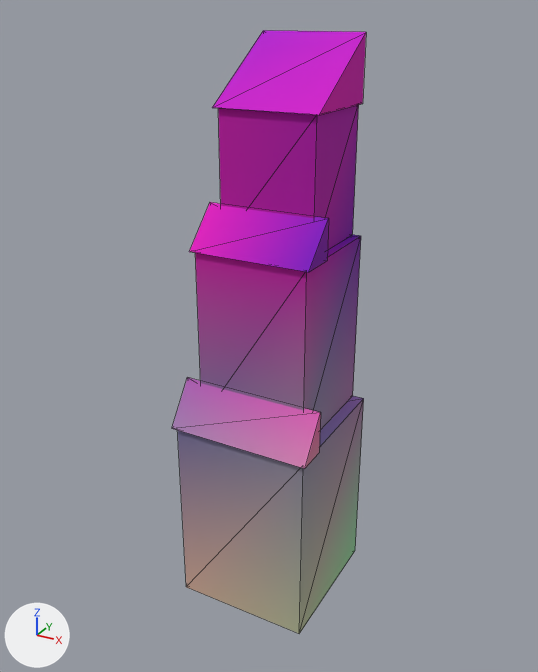
The glTF model assets/kit/buttress.glb, before and after one commit.
The view is the same before and after, from a camera (50 mm lens) standing at (2.53, -5.25, 4.61) and looking at (-0.03, -0.6, 2.28). Lighting does not change. The marker at lower left points along +X, +Y and +Z. The picture after the commit comes second. Mesh edges are drawn as thin lines. Vertices at exactly the same position are counted once.

Objects in the first picture: 'buttress_body', 'buttress_slopes'.
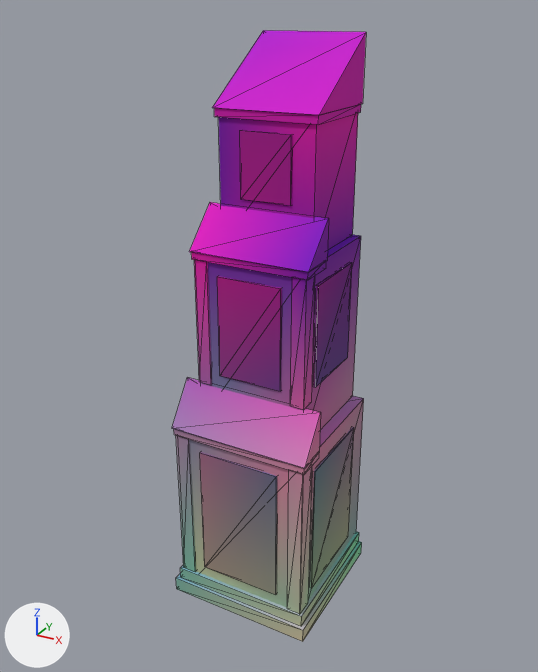
Location of each change, [x1, y1, x2, y2] in pixels of the pictures (538 x 672 px):
'buttress_slopes', reshaped (39% taller)
    before: [172, 30, 366, 469]
    after: [172, 30, 366, 642]
'buttress_panels', added
    after: [200, 130, 354, 595]
part 1 of me_buttress_body, recoloured (purple to blue)
    before: [195, 241, 364, 410]
    after: [202, 241, 364, 410]
part 2 of me_buttress_body, recoloured
    before: [177, 399, 364, 634]
    after: [189, 399, 364, 607]
part 3 of me_buttress_body, recoloured
    both: [327, 238, 353, 257]
part 4 of me_buttress_body, recoloured
    before: [218, 105, 359, 250]
    after: [218, 113, 358, 250]
part 5 of me_buttress_body, recoloured
    both: [313, 263, 363, 446]
part 6 of me_buttress_slopes, added
    after: [176, 541, 362, 642]
part 7 of me_buttress_slopes, added
    after: [180, 532, 359, 626]
part 8 of me_buttress_slopes, added
    after: [174, 429, 319, 475]
part 9 of me_buttress_slopes, added
    after: [191, 252, 326, 280]
part 10 of me_buttress_slopes, added (pink)
    after: [214, 104, 361, 124]
part 11 of me_buttress_slopes, added
    after: [176, 436, 196, 572]
part 12 of me_buttress_slopes, added
    after: [287, 466, 312, 614]
part 13 of me_buttress_slopes, added (pink)
    after: [194, 260, 212, 385]
part 14 of me_buttress_slopes, added
    after: [290, 276, 315, 409]
part 15 of me_buttress_slopes, edited (looks the same)
    both: [172, 202, 329, 469]

What changed in the scene script:
```text
Add mat_m_stone_dark:
    mat_m_stone_dark = bpy.data.materials.new('M_stone_dark')
    # nodes: BsdfPrincipled, Mix, OutputMaterial, VertexColor
    # colours: grey #b3afaa, mixed with the vertex colours
Change me_buttress_body:
    where me_buttress_body.from_pydata(...)  # 24 vertices, 36 faces; spans x -0.55..0.55, y -1.15..0.0, z 0.0..3.98
    me_buttress_body part 1: 8 faces centred in x -0.45..0.45, y -0.95..0.0, z 1.6..2.53 are repainted in the vertex colours; the middle colour goes from purple #9984c4 to blue #8698c4
    me_buttress_body part 2: 12 faces centred in x -0.55..0.55, y -1.15..0.0, z 0.0..1.6 are repainted in the vertex colours; the middle colour goes from grey #b5b7bd to light grey #cbb0bd
    me_buttress_body part 3: 6 faces centred in x -0.38..0.15, y -0.63..-0.23, z 3.0..3.65 are repainted in the vertex colours; the middle colour goes from pink #d500ce to purple #8600ce
    me_buttress_body part 4: 7 faces centred in x -0.13..0.38, y -0.7..0.0, z 3.33..3.98 are repainted in the vertex colours; the middle colour goes from pink #cc00ce to purple #8600ce
    me_buttress_body part 5: 3 faces centred in x 0.13..0.45, y -0.77..0.0, z 1.6..3.33 are repainted in the vertex colours; the middle colour goes from purple #ac86e2 to pink #da91e2
Change me_buttress_slopes:
    remove me_buttress_slopes.from_pydata(...)  # 18 vertices, 24 faces; spans x -0.58..0.58, y -1.18..0.0, z 1.6..4.46
    add me_buttress_slopes.from_pydata(...)  # 90 vertices, 132 faces; spans x -0.61..0.61, y -1.21..0.0, z 0.0..4.46
    me_buttress_slopes part 6: a new loose piece, a box spanning x -0.61..0.61, y -1.21..0.0, z 0.0..0.12, in mat_m_stone_trim
    me_buttress_slopes part 7: a new loose piece, a box spanning x -0.58..0.58, y -1.18..0.0, z 0.12..0.22, in mat_m_stone_trim
    me_buttress_slopes part 8: a new loose piece, a box spanning x -0.57..0.57, y -1.17..-0.92, z 1.54..1.6, in mat_m_stone_trim
    me_buttress_slopes part 9: a new loose piece, a box spanning x -0.47..0.47, y -0.97..-0.68, z 2.94..3.0, in mat_m_stone_trim
    me_buttress_slopes part 10: a new loose piece, a box spanning x -0.4..0.4, y -0.72..0.0, z 3.92..3.98, in mat_m_stone_trim
    me_buttress_slopes part 11: a new loose piece, a box spanning x -0.56..-0.44, y -1.16..-1.02, z 0.22..1.54, in mat_m_stone_trim
    me_buttress_slopes part 12: a new loose piece, a box spanning x 0.44..0.56, y -1.16..-1.02, z 0.22..1.54, in mat_m_stone_trim
    me_buttress_slopes part 13: a new loose piece, a box spanning x -0.46..-0.34, y -0.96..-0.83, z 1.94..2.94, in mat_m_stone_trim
    me_buttress_slopes part 14: a new loose piece, a box spanning x 0.34..0.46, y -0.96..-0.83, z 1.94..2.94, in mat_m_stone_trim
    me_buttress_slopes part 15: 16 kept faces spanning x -0.58..0.58, y -1.18..-0.69, z 1.6..3.3 get new vertex colours; the middle colour goes from pink #de79be to pink #de79c4
Add ob_buttress_panels:
    ob_buttress_panels = bpy.data.objects.new('buttress_panels', me_buttress_panels)  # a box spanning x -0.34..0.34, y -1.16..-1.13, z 0.32..1.44; a box spanning x -0.26..0.26, y -0.96..-0.93, z 2.04..2.84; a box spanning x -0.2..0.2, y -0.71..-0.68, z 3.36..3.84; a box spanning x -0.56..-0.54, y -0.96..-0.22, z 0.32..1.44; a box spanning x -0.46..-0.44, y -0.78..-0.18, z 2.04..2.84; a box spanning x 0.54..0.56, y -0.96..-0.22, z 0.32..1.44; a box spanning x 0.44..0.46, y -0.78..-0.18, z 2.04..2.84
    ob_buttress_panels.location = (0.0, 0.0, 0.0)
```
